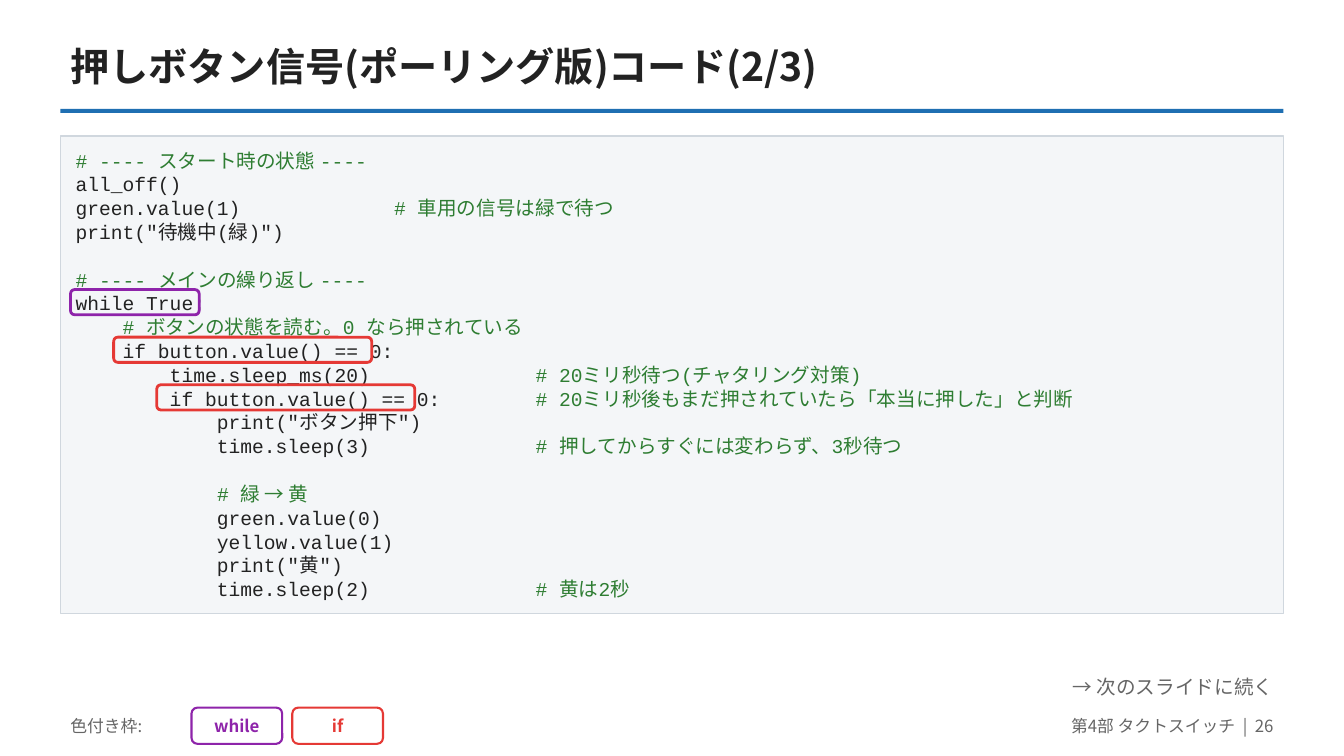
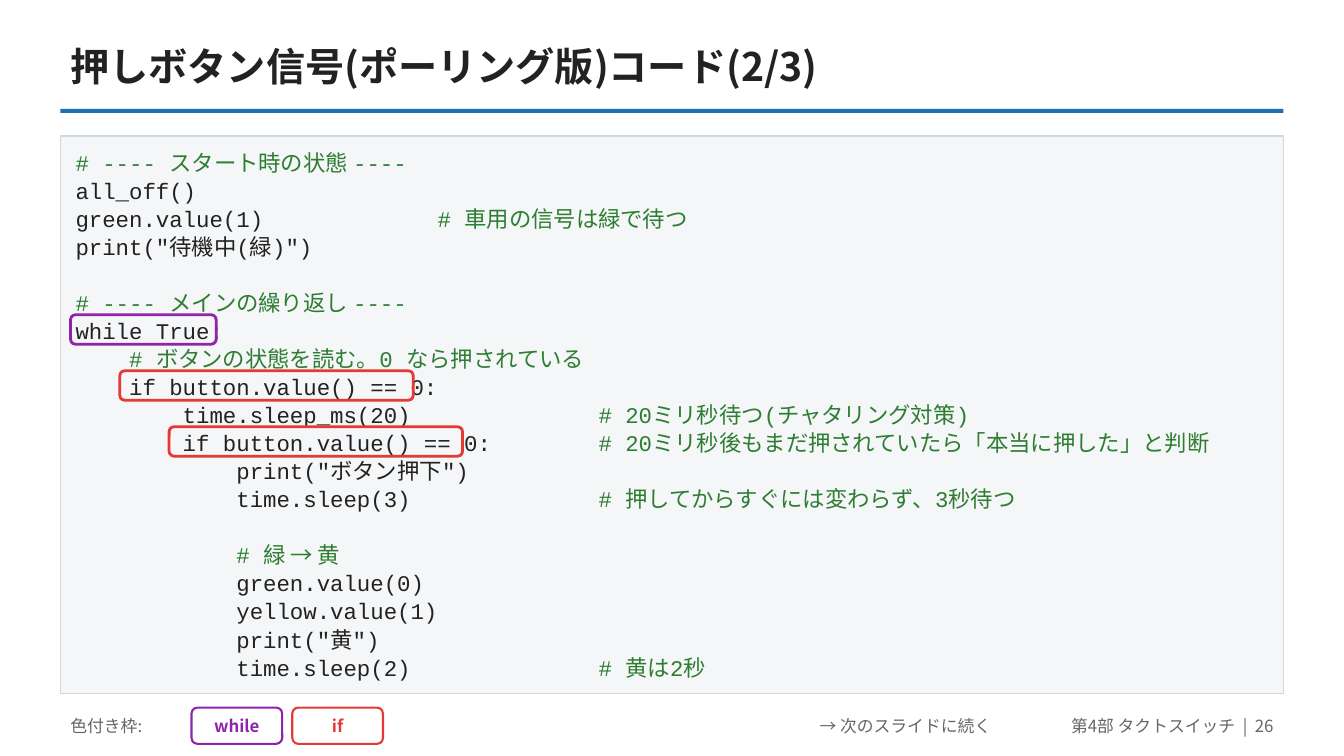
Before and after one commit to yuracode/isiot, a slide deck: slide 26 of slides/pico_sensor_intro.pptx. Drawn at 1344x756 pixels with LibreOffice and Linux fonts; fonts in the diff are those of the drawing. Boxes give left, top, right and bottom in pixels: in the first picture for what was removed or moved away, otherwise in the second. Text is boxed around its words. In the diff, an @@ line names an element or a change of style, - is before the commit and + after.

```diff
--- a/slides/pico_sensor_intro.pptx
+++ b/slides/pico_sensor_intro.pptx
@@ text "# ---- スタート時の状態 ----" at box(76, 152, 1209, 681): size 14 to 16 pt; line spacing 17pt to 20pt @@
@@ rectangle: place and size @@
-rectangle at box(60, 136, 1284, 614)
+rectangle at box(60, 136, 1284, 694)
@@ rounded rectangle: place and size @@
-rounded rectangle at box(71, 289, 200, 315)
+rounded rectangle at box(71, 315, 216, 344)
@@ rounded rectangle: place and size @@
-rounded rectangle at box(114, 338, 372, 363)
+rounded rectangle at box(120, 371, 413, 400)
@@ rounded rectangle: place and size @@
-rounded rectangle at box(157, 385, 415, 410)
+rounded rectangle at box(169, 426, 463, 456)
@@ text "→ 次のスライドに続く": place and size @@
-text "→ 次のスライドに続く" at box(1097, 677, 1274, 696)
+text "→ 次のスライドに続く" at box(840, 718, 991, 733)
@@ text "→ 次のスライドに続く" at box(840, 718, 991, 733): size 14 to 12 pt @@
```
Also in this commit, not shown: 20 other slides changed, 2 other files.
